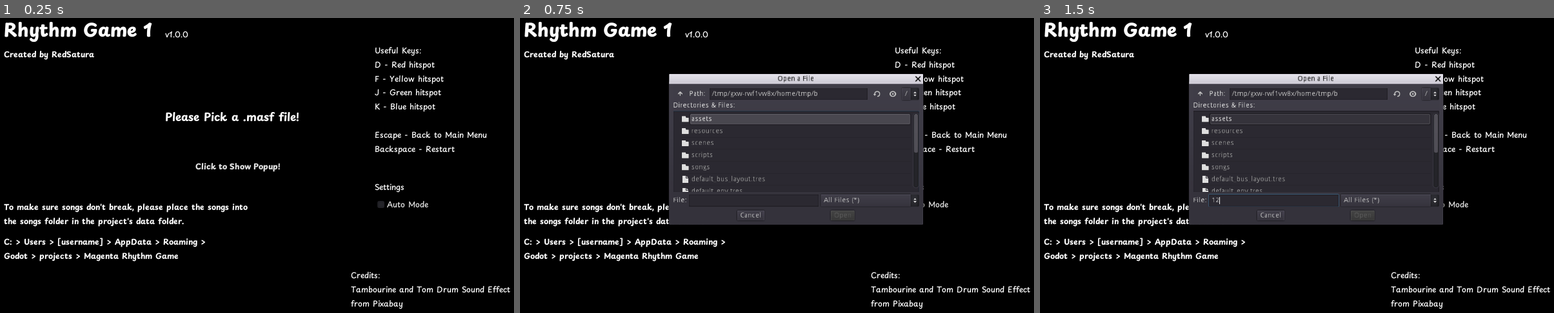
Above: before the commit, frames 1-3 (left to right).
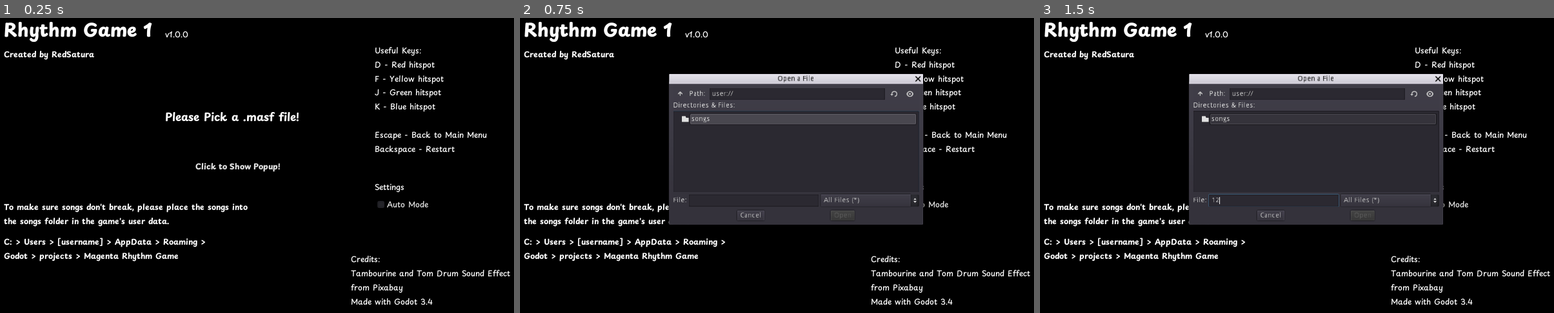
Above: after the commit, the same moments.

Repository: RedSatura/rhythm-game-1
Game: Godot game, scene res://scenes/main_menu.tscn
The game is run twice, just before and just after one commit, with the same random seed, the same clock (stepped at 60 frames per second) and the same inputs. The engine's default icon, where the game draws it, is replaced by a stand-in: a white triangle on a blue panel in a dark square.
Inputs (mouse positions are in pixels of both pictures, inside the frame that each line leads up to):
- Up to frame 1 (0.25 s): no input
- Up to frame 2 (0.75 s): click "Click to Show Popup!" at 0.5 s
- Up to frame 3 (1.5 s): click (1271, 200) at 1.27 s; type "12" at 1.35 s

The runs differ from the first frame. In frame 1, 1.2% of the frame differs, in the area x 19-100%, y 67-99%; in frame 2, 2.0%, in the area x 19-100%, y 23-99%; in frame 3, 2.0%.

Commit message:
add hit particles, end screen statistics

Diff:
--- /dev/null
+++ b/assets/default_font.tres
@@ -0,0 +1,7 @@
+[gd_resource type="DynamicFont" load_steps=2 format=2]
+
+[ext_resource path="res://assets/Playpen_Sans/static/PlaypenSans-Bold.ttf" type="DynamicFontData" id=1]
+
+[resource]
+size = 28
+font_data = ExtResource( 1 )
--- a/default_bus_layout.tres
+++ b/default_bus_layout.tres
@@ -2,6 +2,10 @@
 
 [sub_resource type="AudioEffectDelay" id=1]
 resource_name = "Delay"
+dry = 0.0
+tap1/delay_ms = 0.0
+tap1/level_db = 0.0
+tap1/pan = 0.0
 
 [resource]
 bus/1/name = "ConductorSong"
--- a/scenes/conductor/conductor.gd
+++ b/scenes/conductor/conductor.gd
@@ -74,6 +74,7 @@
 		effect.set_dry(0)
 		effect.set_tap1_delay_ms(offset)
 		effect.set_tap2_active(false)
+	seconds_per_quarter_beat = 60.0 / bpm / 4
 	play()
 
 func _on_Conductor_finished():
--- a/scenes/conductor/conductor.tscn
+++ b/scenes/conductor/conductor.tscn
@@ -4,6 +4,7 @@
 
 [node name="Conductor" type="AudioStreamPlayer"]
 autoplay = true
+bus = "ConductorSong"
 script = ExtResource( 1 )
 
 [node name="StartTimer" type="Timer" parent="."]
--- a/scenes/debug_ui/beat_counter.gd
+++ b/scenes/debug_ui/beat_counter.gd
@@ -1,6 +1,7 @@
 extends Label
 
 func _ready():
+# warning-ignore:return_value_discarded
 	HitSpotEventBus.connect("report_beat", self, "update_label")
 	self.text = ""
 
--- a/scenes/hitspots/hit_spot/hit_spot.gd
+++ b/scenes/hitspots/hit_spot/hit_spot.gd
@@ -36,7 +36,7 @@
 onready var tween = $Tween
 onready var note_hit_sound = $NoteHitSound
 onready var note_miss_sound = $NoteMissSound
-onready var particles = $Particles2D
+onready var particles = $Pivot/Particles2D
 
 func _ready():
 	pivot.rotation_degrees = initial_rotation
@@ -144,5 +144,5 @@
 	self.modulate = original_color
 
 func emit_particles():
-	particles.set_emitting(false)
+	particles.restart()
 	particles.set_emitting(true)
--- a/scenes/hitspots/hit_spot/hit_spot.tscn
+++ b/scenes/hitspots/hit_spot/hit_spot.tscn
@@ -26,7 +26,7 @@
 flag_disable_z = true
 spread = 180.0
 gravity = Vector3( 0, 0, 0 )
-initial_velocity = 400.0
+initial_velocity = 75.0
 initial_velocity_random = 0.5
 orbit_velocity = 0.0
 orbit_velocity_random = 0.0
@@ -96,6 +96,17 @@
 position = Vector2( 128, 0 )
 texture = ExtResource( 4 )
 
+[node name="Particles2D" type="Particles2D" parent="Pivot"]
+self_modulate = Color( 1, 1, 1, 0.25098 )
+position = Vector2( 128, 0 )
+emitting = false
+amount = 75
+one_shot = true
+speed_scale = 2.0
+explosiveness = 0.85
+randomness = 0.5
+process_material = SubResource( 6 )
+
 [node name="Tween" type="Tween" parent="."]
 
 [node name="NoteSpawnCooldown" type="Timer" parent="."]
@@ -107,18 +118,6 @@
 [node name="InputCooldown" type="Timer" parent="."]
 wait_time = 0.1
 one_shot = true
-
-[node name="Particles2D" type="Particles2D" parent="."]
-visible = false
-position = Vector2( 128, 0 )
-emitting = false
-amount = 75
-lifetime = 0.1
-one_shot = true
-speed_scale = 2.0
-explosiveness = 0.85
-randomness = 0.6
-process_material = SubResource( 6 )
 
 [node name="NoteHitSound" type="AudioStreamPlayer" parent="."]
 stream = ExtResource( 5 )
--- a/scenes/main_menu.gd
+++ b/scenes/main_menu.gd
@@ -2,6 +2,7 @@
 
 func _ready():
 	make_songs_folder()
+	OS.window_maximized = true
 	SongEventBus.auto_mode = false
 
 func _on_ShowFileDialog_pressed():
--- a/scenes/main_menu.tscn
+++ b/scenes/main_menu.tscn
@@ -111,9 +111,9 @@
 resizable = true
 mode_overrides_title = false
 mode = 0
-access = 2
-current_dir = "/Users/gianbryanmariel/Desktop/RedSatura's files/godot stuff/Magenta Rhythm Game"
-current_path = "/Users/gianbryanmariel/Desktop/RedSatura's files/godot stuff/Magenta Rhythm Game/"
+access = 1
+current_dir = "user://songs"
+current_path = "user://songs/"
 __meta__ = {
 "_edit_use_anchors_": false
 }
@@ -156,7 +156,7 @@
 margin_right = 520.0
 margin_bottom = 440.0
 custom_fonts/font = SubResource( 4 )
-text = "To make sure songs don't break, please place the songs into the songs folder in the project's data folder."
+text = "To make sure songs don't break, please place the songs into the songs folder in the game's user data."
 autowrap = true
 __meta__ = {
 "_edit_use_anchors_": false
@@ -201,12 +201,13 @@
 
 [node name="Credits" type="Label" parent="CanvasLayer"]
 margin_left = 696.0
-margin_top = 512.0
+margin_top = 480.0
 margin_right = 1017.0
-margin_bottom = 593.0
+margin_bottom = 589.0
 custom_fonts/font = SubResource( 10 )
 text = "Credits:
-Tambourine and Tom Drum Sound Effect from Pixabay"
+Tambourine and Tom Drum Sound Effect from Pixabay
+Made with Godot 3.4"
 autowrap = true
 __meta__ = {
 "_edit_use_anchors_": false
--- /dev/null
+++ b/scenes/song_end_screen.gd
@@ -0,0 +1,48 @@
+tool
+extends Control
+
+export var perfect = 0
+export var good = 0
+export var miss = 0
+
+onready var title_label = $TitleLabel
+
+onready var hit_rate_result = $VBoxContainer/HBoxContainer2/HitRateResult
+onready var rating_result = $VBoxContainer/HBoxContainer2/RatingResult
+onready var grade_result = $VBoxContainer/HBoxContainer2/GradeResult
+
+func _ready():
+	if !Engine.is_editor_hint():
+		title_label.text = SongEventBus.song_title
+		hit_rate_result.text = "%.2f" % calculate_hit_rate() + "%"
+		var rating = calculate_rating()
+		rating_result.text = "%.2f" % rating + "%"
+		grade_result.text = set_grade(rating)
+
+func _physics_process(delta):
+	if Engine.is_editor_hint():
+		var total_notes = perfect + good + miss
+		var hit_rate: float = ((perfect + good) / float(total_notes) * 100.0) if total_notes != 0 else 0
+		var rating: float = (((perfect * 2) + good) / (float(total_notes) * 2)) * 100 if total_notes != 0 else 0
+
+func calculate_hit_rate():
+	var total_notes = SongEventBus.perfect + SongEventBus.good + SongEventBus.miss
+	var result: float = ((SongEventBus.perfect + SongEventBus.good) / float(total_notes)) * 100 if total_notes != 0 else 0
+	return result
+
+func calculate_rating():
+	var total_notes = SongEventBus.perfect + SongEventBus.good + SongEventBus.miss
+	var result: float = (((SongEventBus.perfect * 2) + (SongEventBus.good)) / (float(total_notes) * 2)) * 100 if total_notes != 0 else 0
+	return result
+
+func set_grade(rating):
+	if rating >= 100:
+		return "S+"
+	elif rating > 95:
+		return "S"
+	elif rating > 85:
+		return "A"
+	elif rating > 70:
+		return "B"
+	else:
+		return "C"
--- a/scenes/song_end_screen.tscn
+++ b/scenes/song_end_screen.tscn
@@ -1,10 +1,13 @@
-[gd_scene load_steps=8 format=2]
+[gd_scene load_steps=14 format=2]
 
 [ext_resource path="res://icon.png" type="Texture" id=1]
 [ext_resource path="res://scenes/ui/song_end_screen/result_label.gd" type="Script" id=2]
 [ext_resource path="res://assets/Playpen_Sans/static/PlaypenSans-Bold.ttf" type="DynamicFontData" id=3]
 [ext_resource path="res://resources/font/font.tres" type="DynamicFont" id=4]
 [ext_resource path="res://scenes/ui/scene_link_button/scene_link_button.tscn" type="PackedScene" id=5]
+[ext_resource path="res://scenes/song_end_screen.gd" type="Script" id=6]
+[ext_resource path="res://assets/default_font.tres" type="DynamicFont" id=7]
+[ext_resource path="res://assets/Playpen_Sans/PlaypenSans-VariableFont_wght.ttf" type="DynamicFontData" id=8]
 
 [sub_resource type="DynamicFont" id=1]
 size = 32
@@ -14,9 +17,22 @@
 size = 40
 font_data = ExtResource( 3 )
 
+[sub_resource type="DynamicFont" id=4]
+size = 32
+outline_size = 2
+outline_color = Color( 1, 0, 0, 1 )
+font_data = ExtResource( 3 )
+
+[sub_resource type="DynamicFont" id=5]
+font_data = ExtResource( 8 )
+
+[sub_resource type="Theme" id=6]
+Label/fonts/font = SubResource( 5 )
+
 [node name="SongEndScreen" type="Control"]
 anchor_right = 1.0
 anchor_bottom = 1.0
+script = ExtResource( 6 )
 __meta__ = {
 "_edit_use_anchors_": false
 }
@@ -71,3 +87,83 @@
 text = "Back To Main Menu"
 flat = true
 scene = "res://scenes/main_menu.tscn"
+
+[node name="AutoModeNotice" type="Label" parent="."]
+margin_left = 680.0
+margin_top = 8.0
+margin_right = 1006.0
+margin_bottom = 57.0
+custom_fonts/font = SubResource( 4 )
+text = "Auto Mode Enabled!"
+
+[node name="VBoxContainer" type="VBoxContainer" parent="."]
+margin_left = 328.0
+margin_top = 136.0
+margin_right = 1008.0
+margin_bottom = 312.0
+__meta__ = {
+"_edit_use_anchors_": false
+}
+
+[node name="HBoxContainer" type="HBoxContainer" parent="VBoxContainer"]
+margin_right = 680.0
+margin_bottom = 43.0
+__meta__ = {
+"_edit_use_anchors_": false
+}
+
+[node name="HitRate" type="Label" parent="VBoxContainer/HBoxContainer"]
+margin_right = 224.0
+margin_bottom = 43.0
+size_flags_horizontal = 3
+custom_fonts/font = ExtResource( 7 )
+text = "Hit Rate:"
+
+[node name="Rating" type="Label" parent="VBoxContainer/HBoxContainer"]
+margin_left = 228.0
+margin_right = 452.0
+margin_bottom = 43.0
+size_flags_horizontal = 3
+custom_fonts/font = ExtResource( 7 )
+text = "Rating:"
+
+[node name="Grade" type="Label" parent="VBoxContainer/HBoxContainer"]
+margin_left = 456.0
+margin_right = 680.0
+margin_bottom = 43.0
+size_flags_horizontal = 3
+custom_fonts/font = ExtResource( 7 )
+text = "Grade:"
+
+[node name="HBoxContainer2" type="HBoxContainer" parent="VBoxContainer"]
+margin_top = 47.0
+margin_right = 680.0
+margin_bottom = 176.0
+size_flags_vertical = 3
+__meta__ = {
+"_edit_use_anchors_": false
+}
+
+[node name="HitRateResult" type="Label" parent="VBoxContainer/HBoxContainer2"]
+margin_top = 43.0
+margin_right = 224.0
+margin_bottom = 86.0
+size_flags_horizontal = 3
+custom_fonts/font = ExtResource( 7 )
+
+[node name="RatingResult" type="Label" parent="VBoxContainer/HBoxContainer2"]
+margin_left = 228.0
+margin_top = 43.0
+margin_right = 452.0
+margin_bottom = 86.0
+size_flags_horizontal = 3
+custom_fonts/font = ExtResource( 7 )
+
+[node name="GradeResult" type="Label" parent="VBoxContainer/HBoxContainer2"]
+margin_left = 456.0
+margin_top = 43.0
+margin_right = 680.0
+margin_bottom = 86.0
+size_flags_horizontal = 3
+theme = SubResource( 6 )
+custom_fonts/font = ExtResource( 7 )
--- a/scenes/song_manager.gd
+++ b/scenes/song_manager.gd
@@ -21,26 +21,24 @@
 onready var lyric_labels = [$CanvasLayer2/LyricsLabel, $CanvasLayer2/LyricsLabel2]
 onready var auto_mode_label = $CanvasLayer2/AutoModeLabel
 onready var video_player = $CanvasLayer/VideoPlayer
+onready var video_timer = $CanvasLayer/VideoPlayer/VideoTimer
 
 func _ready():
 # warning-ignore:return_value_discarded
 	HitSpotEventBus.connect("report_beat", self, "beat_reported")
-	song_path = SongEventBus.song_path
+	if in_editor:
+		pass
+	else:
+		song_path = SongEventBus.song_path
 	get_file_content()
 	get_song_content()
 	process_song_content()
 	initialize_conductor()
 	initialize_video_player()
+
 	conductor.bpm = song_bpm
-	conductor.offset = song_offset
+	auto_mode = SongEventBus.auto_mode
 	lyric_labels[0].text = ""
-	auto_mode_label.visible = auto_mode
-	hitspots.set_auto_mode(auto_mode)
-
-	conductor.bpm = song_bpm
-	conductor.offset = song_offset
-	lyric_labels[0].text = ""
-	auto_mode = SongEventBus.auto_mode
 	auto_mode_label.visible = auto_mode
 	hitspots.set_auto_mode(auto_mode)
 
@@ -59,10 +57,15 @@
 			conductor.stream.loop = false
 			conductor.play_from_beat(play_from_quarter_beat, 0)
 		else:
+			if video_player.stream:
+				if song_offset > 0:
+					video_timer.start(song_offset)
+				else:
+					video_player.play()
 			conductor.stream.loop = false
 			conductor.play_song()
-			if video_player.stream:
-				video_player.play()
+	else:
+		pass
 
 func beat_reported(beat_number):
 	var beat = beat_number - 1
@@ -186,12 +189,13 @@
 	var audio_result = audio_regex.search(file_content)
 
 	if bpm_result:
-		conductor.bpm = int(bpm_result.get_string().strip_edges())
+		song_bpm = int(bpm_result.get_string().strip_edges())
 	else:
 		pass
 
 	if offset_result:
 		conductor.offset = int(offset_result.get_string().strip_edges())
+		song_offset = float(offset_result.get_string().strip_edges()) / 1000.0
 	else:
 		pass
 
@@ -230,3 +234,13 @@
 
 func end_song():
 	SongEventBus.emit_signal("song_ended")
+
+func get_song_info():
+	var title_regex = RegEx.new()
+	title_regex.compile("(?<=TITLE:).*")
+	var title_result = title_regex.search(file_content)
+
+	SongEventBus.song_title = str(title_result.get_string().strip_edges())
+
+func _on_VideoTimer_timeout():
+	video_player.play()
--- a/scenes/song_manager.tscn
+++ b/scenes/song_manager.tscn
@@ -35,8 +35,6 @@
 [node name="Conductor" parent="." instance=ExtResource( 3 )]
 volume_db = -10.0
 autoplay = false
-bus = "ConductorSong"
-bpm = 138
 
 [node name="CanvasLayer" type="CanvasLayer" parent="."]
 layer = -1
@@ -60,6 +58,9 @@
 __meta__ = {
 "_edit_use_anchors_": false
 }
+
+[node name="VideoTimer" type="Timer" parent="CanvasLayer/VideoPlayer"]
+one_shot = true
 
 [node name="CanvasLayer2" type="CanvasLayer" parent="."]
 layer = 2
@@ -110,7 +111,6 @@
 [node name="DebugUI" type="CanvasLayer" parent="."]
 
 [node name="BeatCounter" type="Label" parent="DebugUI"]
-visible = false
 margin_left = 16.0
 margin_top = 520.0
 margin_right = 272.0
@@ -134,4 +134,5 @@
 
 [connection signal="finished" from="Conductor" to="." method="_on_Conductor_finished"]
 [connection signal="finished" from="CanvasLayer/VideoPlayer" to="." method="_on_VideoPlayer_finished"]
+[connection signal="timeout" from="CanvasLayer/VideoPlayer/VideoTimer" to="." method="_on_VideoTimer_timeout"]
 [connection signal="pressed" from="StartButton" to="." method="_on_Button_pressed"]
--- a/scenes/song_play_area.gd
+++ b/scenes/song_play_area.gd
@@ -16,6 +16,7 @@
 	HitSpotEventBus.connect("update_score", self, "update_score")
 # warning-ignore:return_value_discarded
 	HitSpotEventBus.connect("note_missed", self, "note_missed")
+# warning-ignore:return_value_discarded
 	SongEventBus.connect("song_ended", self, "end_song")
 
 func update_score(score):
@@ -65,13 +66,16 @@
 	SongEventBus.perfect = perfect
 	SongEventBus.good = good
 	SongEventBus.miss = miss
+# warning-ignore:return_value_discarded
 	get_tree().change_scene("res://scenes/song_end_screen.tscn")
 
 func _unhandled_input(_event):
 	if Input.is_action_just_pressed("back_to_main_menu"):
+# warning-ignore:return_value_discarded
 		get_tree().change_scene("res://scenes/main_menu.tscn")
 
 	if Input.is_action_just_pressed("restart"):
+# warning-ignore:return_value_discarded
 		get_tree().reload_current_scene()
 
 func update_combo_label(new_value):
--- a/scenes/song_play_area.tscn
+++ b/scenes/song_play_area.tscn
@@ -26,9 +26,6 @@
 
 [node name="SongManager" parent="." instance=ExtResource( 1 )]
 position = Vector2( 512, 300 )
-song_path = "res://songs/Wakasagihime's 100 Sushi Topping Game/Wakasagihime's 100 Sushi Topping Game.masf"
-in_editor = true
-play_from_quarter_beat = 20
 
 [node name="ScoreLabel" type="Label" parent="."]
 margin_left = 8.0
--- a/scripts/song_event_bus.gd
+++ b/scripts/song_event_bus.gd
@@ -9,4 +9,6 @@
 
 var song_path = ""
 
+var song_title = ""
+
 var auto_mode = false
